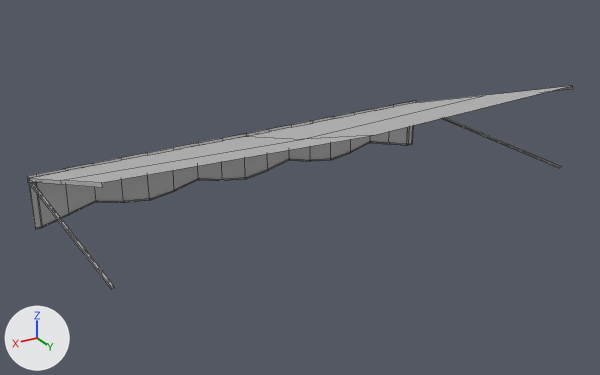
A saved change to the FBX model project/Assets/Prefabs/Env_Canopy.fbx.
Camera for both pictures: a 50 mm camera at (3.46, 5.77, 3.21) aimed at (0.05, 0.09, 0.37). Every picture has the same lights, and +X, +Y and +Z are marked at lower left. Mesh edges are drawn as thin lines. Where no turn or scale is listed for an object, it has been applied to the vertices.

The older version as bpy lines, for what is in view:
```python
me_mesh = bpy.data.meshes.new('Mesh')
me_mesh.from_pydata(...)  # 171 vertices, 141 faces; spans x -2.08..2.08, y -1.08..1.08, z -0.6..0.6
me_mesh.materials.append(mat_lambert1)  # grey #bcbcbc
ob_env_canopy = bpy.data.objects.new('Env_Canopy', me_mesh)
ob_env_canopy.location = (0.0, 0.0, 0.604)
```
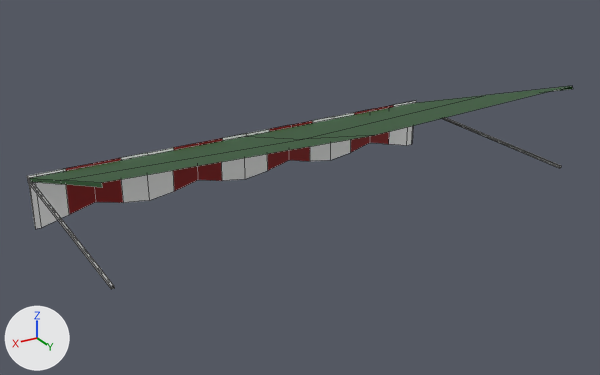
The change in detail:
Picture 'Env_Canopy_Diffuse.png' (img_env_canopy_diffuse_png) is new.
Material 'Mat_Canopy' (mat_mat_canopy) is new.
Its texture is img_env_canopy_diffuse_png.
me_mesh is used by ob_env_canopy; location (0.0, 0.0, 0.604).
me_mesh had 171 vertices, 141 faces and spanned x -2.08..2.08, y -1.08..1.08, z -0.6..0.6.
me_mesh now has 151 vertices, 114 faces and spans x -2.08..2.08, y -1.08..1.08, z -0.6..0.6.
Part 1, on me_mesh:
20 vertices are removed from x -2.02..2.02, y -1.04..-1.02, z -0.58..-0.15.
25 faces are deleted.
me_mesh part 2: 114 faces spanning x -2.08..2.08, y -1.08..1.08, z -0.6..0.6 switch from mat_lambert1 (grey #bcbcbc) to mat_mat_canopy (picture img_env_canopy_diffuse_png).

Boxes [x1, y1, x2, y2] around the edits, measured in the pictures (600 x 375 px):
part 1 of me_mesh, deleted: before [29, 102, 416, 229]
part 2 of me_mesh, recoloured: [27, 86, 573, 289] in both
